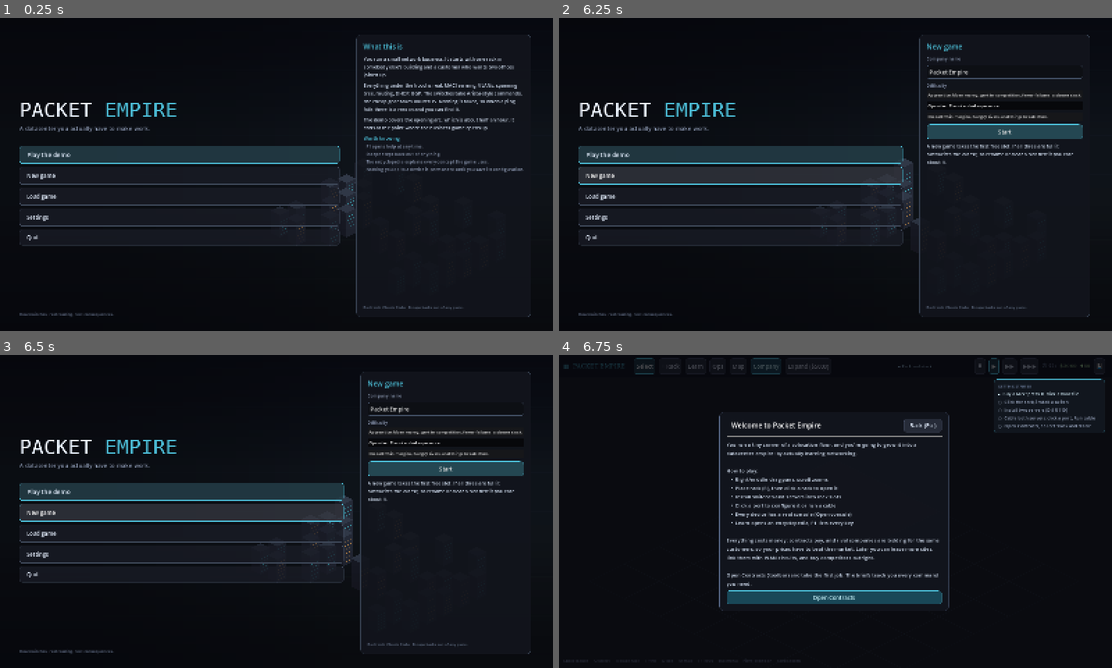
Above: before the commit, frames 1-4 (two rows, left to right).
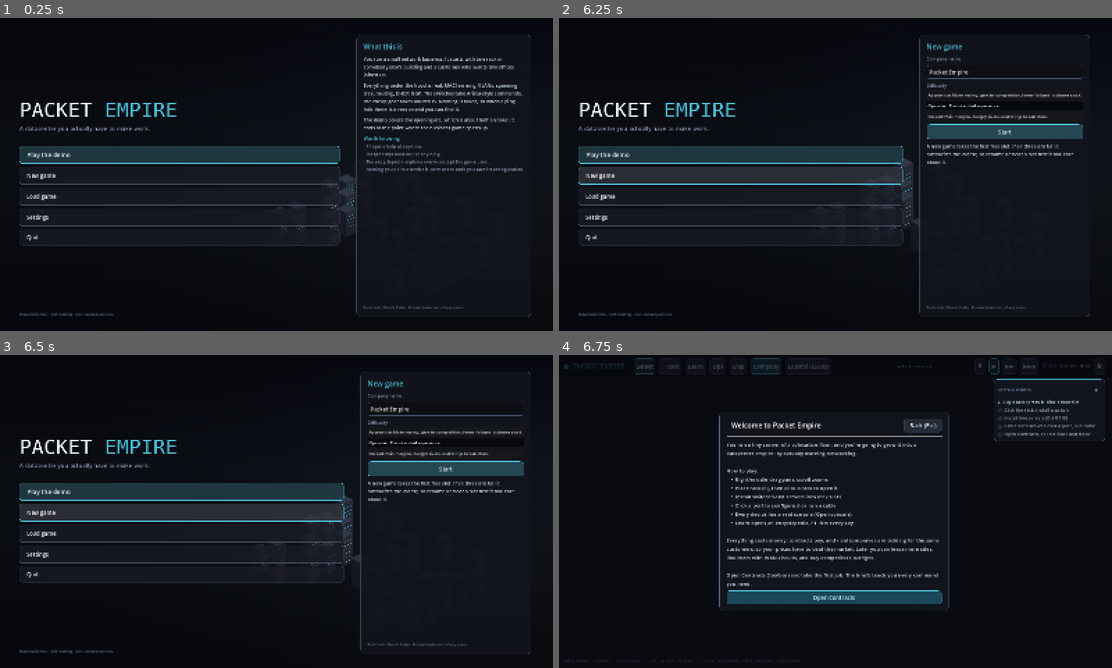
Above: after the commit, the same moments.

Repository: alukacs03/packet-empire
Game: Godot game, scene res://scenes/main.tscn
The game is run twice, just before and just after one commit, with the same random seed, the same clock (stepped at 60 frames per second) and the same inputs.
Inputs:
- Up to frame 1 (0.25 s): no input
- Up to frame 2 (6.25 s): click "Play the demo" at 0.5 s; click "Play the demo" at 1.25 s; click "Play the demo" at 2 s; click "New game" at 2.75 s; click "Play the demo" at 3.5 s; click "New game" at 4.25 s; click "New game" at 5 s; click "New game" at 5.75 s
- Up to frame 3 (6.5 s): no input
- Up to frame 4 (6.75 s): click "Start" at 6.5 s

Frames 1-3 are identical in both runs. In frame 4, 0.7% of the frame differs, in the area x 78-99%, y 9-28%.

Commit message:
Keep the corner checklist going past the first job
It used to cover the opening steps and then vanish, which left the player
with no visible next action until they went looking in the Company screen.
It now becomes a live checklist for whichever campaign job is open, ticking
requirements off as the simulation satisfies them, with a button through to
the brief and an × for people who would rather not have it there.

Closes #199

Diff:
--- a/scripts/test_sim.gd
+++ b/scripts/test_sim.gd
@@ -117,6 +117,16 @@
 	ui.pedia_overlay.visible = false
 	ui.toggle_menu()
 	ui.menu_overlay.visible = false
+	ui._refresh_tutorial()
+	var tut_done := Game.contracts_done.duplicate()
+	Game.contracts_done = ["rackup"]
+	ui._refresh_tutorial()
+	check(ui.tutorial_panel.visible, "ui: the checklist follows on to the next job")
+	ui.tutorial_hidden = true
+	ui._refresh_tutorial()
+	check(not ui.tutorial_panel.visible, "ui: the checklist can be dismissed")
+	ui.tutorial_hidden = false
+	Game.contracts_done = tut_done
 	ui._refresh_tutorial()
 	ui._refresh_money()
 	# the front door and the demo arc
--- a/scripts/ui.gd
+++ b/scripts/ui.gd
@@ -1757,16 +1757,47 @@
 	tutorial_panel.add_child(tutorial_box)
 	_refresh_tutorial()
 
+var tutorial_hidden := false
+
+func _next_job() -> Dictionary:
+	for c in Contracts.all():
+		if c["id"] not in Game.contracts_done:
+			return c
+	return {}
+
 func _refresh_tutorial() -> void:
 	if tutorial_panel == null:
 		return
+	if tutorial_hidden:
+		tutorial_panel.visible = false
+		return
 	if "rackup" in Game.contracts_done:
-		tutorial_panel.visible = false
+		# past the opening steps, the panel becomes a live checklist for
+		# whatever job is currently open, so there is always a next thing
+		var job := _next_job()
+		if job.is_empty():
+			tutorial_panel.visible = false
+			return
+		tutorial_panel.visible = true
+		for c2 in tutorial_box.get_children():
+			c2.queue_free()
+		tutorial_box.add_child(_tutorial_head(String(job["title"]).to_upper()))
+		for rq in job["reqs"]:
+			var rq_ok: bool = rq["t"].call()
+			var rl := _label("%s  %s" % ["●" if rq_ok else "○", rq["d"]], 13,
+				Color(0.5, 0.9, 0.6) if rq_ok else Color(0.68, 0.72, 0.8))
+			rl.autowrap_mode = TextServer.AUTOWRAP_WORD_SMART
+			rl.custom_minimum_size = Vector2(290, 0)
+			tutorial_box.add_child(rl)
+		var open_btn := Button.new()
+		open_btn.text = "Open the brief"
+		open_btn.pressed.connect(open_contracts)
+		tutorial_box.add_child(open_btn)
 		return
 	tutorial_panel.visible = true
 	for c in tutorial_box.get_children():
 		c.queue_free()
-	tutorial_box.add_child(_section("GETTING STARTED"))
+	tutorial_box.add_child(_tutorial_head("GETTING STARTED"))
 	var servers := 0
 	var cabled := 0
 	for d in Game.all_devices():
@@ -1801,6 +1832,21 @@
 		l.autowrap_mode = TextServer.AUTOWRAP_WORD_SMART
 		l.custom_minimum_size = Vector2(290, 0)
 		tutorial_box.add_child(l)
+
+func _tutorial_head(text: String) -> Control:
+	var h := HBoxContainer.new()
+	var sec := _section(text)
+	sec.size_flags_horizontal = Control.SIZE_EXPAND_FILL
+	h.add_child(sec)
+	var x := Button.new()
+	x.text = "×"
+	x.tooltip_text = "Hide this panel for now"
+	x.flat = true
+	x.pressed.connect(func() -> void:
+		tutorial_hidden = true
+		_refresh_tutorial())
+	h.add_child(x)
+	return h
 
 # ---------- welcome ----------
 
